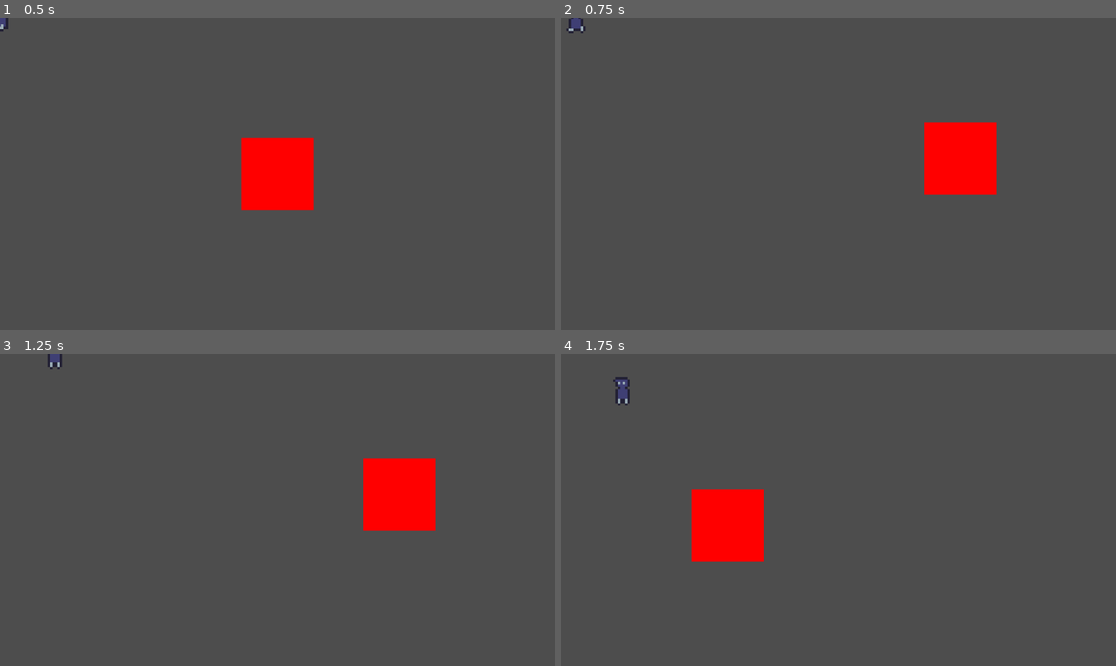
Above: before the commit, frames 1-4 (two rows, left to right).
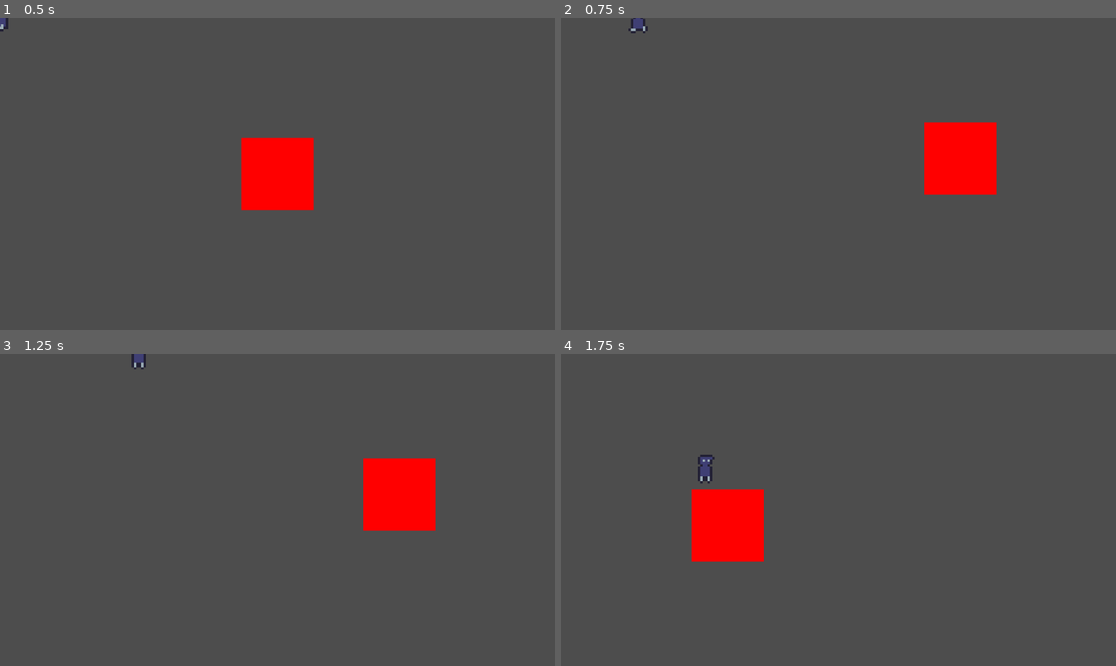
Above: after the commit, the same moments.

Repository: DryGuyx2/magnet_knives
Game: Godot game, scene res://main.tscn
Two runs of this game, one before a commit and one after it. Both use one fixed random seed, a clock stepped at 60 frames per second and the inputs below.
Inputs (mouse positions are in pixels of both pictures, inside the frame that each line leads up to):
- Up to frame 1 (0.5 s): no input
- Up to frame 2 (0.75 s): tap Enter at 0.5 s; move the mouse to (960, 158) at 0.52 s; hold D (move_right) from 0.53 s (still down); right-click (960, 158) at 0.6 s
- Up to frame 3 (1.25 s): keep holding D (move_right)
- Up to frame 4 (1.75 s): move the mouse to (727, 525) at 1.27 s; release D (move_right) at 1.28 s; hold S (move_down) from 1.28 s (still down); right-click (727, 525) at 1.35 s

Frame 1 is identical in both runs. In frame 2, 0.2% of the frame differs, in the area x 1-16%, y 0-5%; in frame 3, 0.2%; in frame 4, 0.4%, in the area x 9-28%, y 7-42%.

Commit message:
Add basic dash

Diff:
--- a/player/player.gd
+++ b/player/player.gd
@@ -4,38 +4,50 @@
 enum State {
 	IDLE,
 	MOVING,
+	DASHING,
 }
 
 @export var move_speed: int = 10000;
-@export var initial_state: State = State.IDLE
+@export var initial_state: State = State.IDLE;
+@export var dash_distance: int = 300;
+@export var dash_duration: float = 1;
 
-@onready var animation_component: AnimatedSprite2D = $AnimatedSprite2D
+@onready var animation_component: AnimatedSprite2D = $AnimatedSprite2D;
 
-var move_direction: Vector2 = Vector2.ZERO
+var move_direction: Vector2 = Vector2.ZERO;
 
-var current_state: State = initial_state
+var current_state: State = initial_state;
+
+var facing_left: bool = false;
 
 func _physics_process(delta: float) -> void:
-	handle_input(delta)
-	update_state()
-	velocity = move_direction * move_speed * delta
-	handle_animations()
-	move_and_slide()
+	move_direction = Input.get_vector("move_left", "move_right", "move_up", "move_down");
+	if move_direction.x != 0:
+		facing_left = move_direction.x > 0
+	update_state();
+	velocity = move_direction * move_speed * delta;
+	handle_animations();
+	move_and_slide();
+
+func engage_dash() -> void:
+	var dash_destination = global_position + move_direction * dash_distance
+	print(dash_destination)
+	var dash_tween = create_tween()
+	dash_tween.tween_property(self, "position", dash_destination, dash_duration).set_trans(Tween.TRANS_CIRC).set_ease(Tween.EASE_OUT)
 
 func update_state() -> void:
+	if current_state == State.DASHING:
+		return
+	if Input.is_action_just_pressed("dash"):
+		current_state = State.DASHING
+		engage_dash()
 	if move_direction != Vector2.ZERO:
 		current_state = State.MOVING
 		return
 	current_state = State.MOVING
 
-func handle_input(delta: float) -> void:
-	move_direction = Input.get_vector("move_left", "move_right", "move_up", "move_down")
-
 func handle_animations():
-	if move_direction.x > 0:
-		animation_component.flip_h = true
-	else:
-		animation_component.flip_h = false
+	animation_component.flip_h = facing_left
 
 	if current_state == State.MOVING:
 		animation_component.play("moving")
--- a/project.godot
+++ b/project.godot
@@ -41,6 +41,11 @@
 , Object(InputEventKey,"resource_local_to_scene":false,"resource_name":"","device":-1,"window_id":0,"alt_pressed":false,"shift_pressed":false,"ctrl_pressed":false,"meta_pressed":false,"pressed":false,"keycode":0,"physical_keycode":4194321,"key_label":0,"unicode":0,"echo":false,"script":null)
 ]
 }
+dash={
+"deadzone": 0.5,
+"events": [Object(InputEventMouseButton,"resource_local_to_scene":false,"resource_name":"","device":-1,"window_id":0,"alt_pressed":false,"shift_pressed":false,"ctrl_pressed":false,"meta_pressed":false,"button_mask":2,"position":Vector2(107, 17),"global_position":Vector2(111, 58),"factor":1.0,"button_index":2,"canceled":false,"pressed":true,"double_click":false,"script":null)
+]
+}
 
 [rendering]
 
